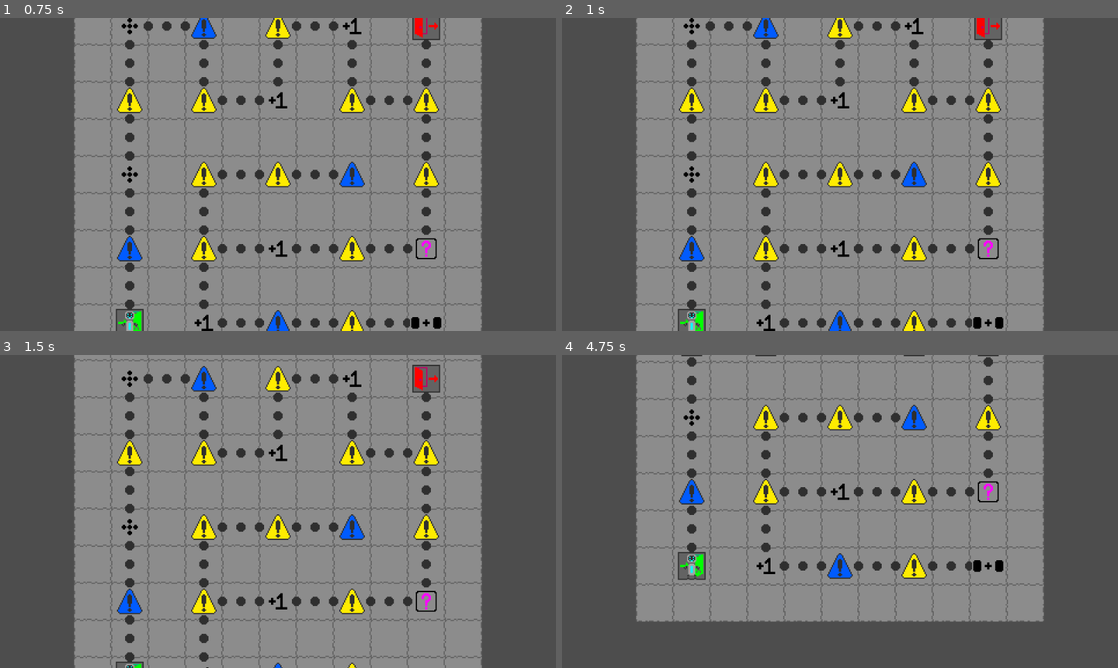
Above: before the commit, frames 1-4 (two rows, left to right).
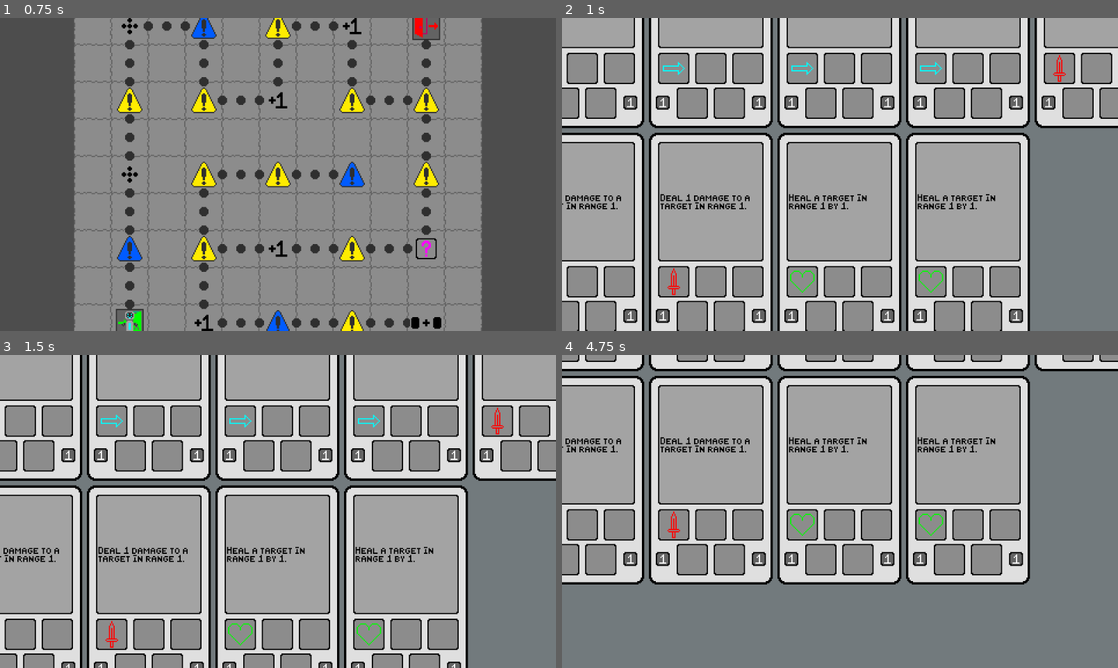
Above: after the commit, the same moments.

Repository: CattacoCattaco/strategy-deckbuilder-roguelike
Game: Godot game, scene res://world_map/world_map.tscn
Two runs of this game, one before a commit and one after it. Both use one fixed random seed, a clock stepped at 60 frames per second and the inputs below.
Inputs (mouse positions are in pixels of both pictures, inside the frame that each line leads up to):
- Up to frame 1 (0.75 s): tap Enter (do_event) at 0.5 s; move the mouse to (400, 158) at 0.52 s; hold D (right) from 0.53 s (still down); hold Z (zoom) from 0.53 s (still down); click (400, 158) at 0.67 s
- Up to frame 2 (1 s): keep holding D (right); keep holding Z (zoom); tap Q (view_deck, bound only after the commit) at 0.8 s
- Up to frame 3 (1.5 s): release D (right) at 1.25 s; release Z (zoom) at 1.25 s; tap Space at 1.25 s; drag from (166, 527) to (250, 574) at 1.27 s
- Up to frame 4 (4.75 s): tap Enter (do_event) at 2, 3.5 s; move the mouse to (895, 442) at 2.02 s; hold D (right) 2.03-2.75 s; hold Enter (do_event) 2.03-2.75 s; click (895, 442) at 2.17 s; tap Q (view_deck, bound only after the commit) at 2.3 s; tap Space at 2.75, 4.25 s; drag from (812, 574) to (673, 464) at 2.77 s; move the mouse to (1006, 558) at 3.52 s; hold A (left) 3.53-4.25 s; hold Q (view_deck, bound only after the commit) 3.53-4.25 s; click (1006, 558) at 3.67 s; drag from (673, 464) to (756, 433) at 4.27 s

Frame 1 is identical in both runs. In frame 2, 67% of the frame differs, in the area x 0-100%, y 0-100%; in frame 3, 66%; in frame 4, 76%.
Error after the commit: Invalid access to property or key 'tile_grid' on a base object of type 'Nil'. (res://card/card.gd:34)

Commit message:
Add Deck View

Diff:
--- a/card/card.gd
+++ b/card/card.gd
@@ -44,8 +44,11 @@
 						else:
 							parent.take_card()
 			elif event.button_index == MOUSE_BUTTON_RIGHT:
-				if get_parent() == hand and hand.tile_grid:
+				var parent: Control = get_parent_control()
+				if parent == hand and hand.tile_grid:
 					hand.tile_grid.focus(card_data)
+				elif (parent == hand or parent is CardSlot) and hand.deck_manipulation_screen:
+					hand.deck_manipulation_screen.focus(card_data)
 
 
 func _hover() -> void:
--- a/card/hand/hand.gd
+++ b/card/hand/hand.gd
@@ -19,6 +19,10 @@
 var player: TileObject
 var card_currently_playing: Card
 
+var zoom_tween: Tween
+var hovering: bool = false
+var unhovering: bool = false
+
 
 func _ready() -> void:
 	mouse_entered.connect(_hovered_over)
@@ -32,19 +36,47 @@
 
 
 func _hovered_over() -> void:
+	if hovering:
+		return
+
 	if tile_grid:
-		var tween: Tween = create_tween()
-		tween.tween_method(set_bottom_offset, get_bottom_offset(), 65, 0.5)
+		if zoom_tween:
+			zoom_tween.stop()
+			unhovering = false
+
+		hovering = true
+
+		zoom_tween = create_tween()
+		zoom_tween.tween_method(set_bottom_offset, get_bottom_offset(), 65, 0.5)
+		zoom_tween.tween_callback(set_not_hovering)
 
 
 func _check_unhovered() -> void:
+	if unhovering:
+		return
+
 	if Rect2(Vector2.ZERO, size).has_point(get_local_mouse_position()):
 		# Hovered over card, didn't actually leave
 		return
 
 	if tile_grid:
-		var tween: Tween = create_tween()
-		tween.tween_method(set_bottom_offset, get_bottom_offset(), 120, 0.5)
+		if zoom_tween:
+			zoom_tween.stop()
+			hovering = false
+
+		unhovering = true
+
+		zoom_tween = create_tween()
+		zoom_tween.tween_method(set_bottom_offset, get_bottom_offset(), 120, 0.5)
+		zoom_tween.tween_callback(set_not_unhovering)
+
+
+func set_not_hovering() -> void:
+	hovering = true
+
+
+func set_not_unhovering() -> void:
+	unhovering = false
 
 
 func _pass() -> void:
--- a/deck_manipulation_screen/deck_manipulation_screen.gd
+++ b/deck_manipulation_screen/deck_manipulation_screen.gd
@@ -1,18 +1,55 @@
 class_name DeckManipulationScreen
 extends Control
 
+@export var deck_view_scene: PackedScene
+
 @export var slot_sets: Array[SlotSet]
+@export var hand: Hand
+@export var focus_card_holder: ColorRect
+@export var focus_card: Card
 
 var world_map: WorldMap
 var current_slot_set: SlotSet
 
 
 func _ready() -> void:
+	focus_card_holder.hide()
+
+	focus_card_holder.gui_input.connect(_focus_holder_gui_input)
+
+	focus_card.hand = hand
+
 	for slot_set in slot_sets:
 		if slot_set != current_slot_set:
 			slot_set.hide()
 		else:
 			slot_set.show()
+
+
+func _input(event: InputEvent) -> void:
+	if event is InputEventKey:
+		if event.is_action_pressed("view_deck"):
+			var deck_view: DeckView = deck_view_scene.instantiate()
+			add_child(deck_view)
+			deck_view.set_anchors_preset(Control.PRESET_CENTER)
+			deck_view.world_map = world_map
+			deck_view.show_deck()
+
+
+func _focus_holder_gui_input(event: InputEvent) -> void:
+	if event is InputEventMouseButton:
+		if event.pressed and event.button_index == MOUSE_BUTTON_LEFT:
+			unfocus_card()
+
+
+func focus(card_data: CardData) -> void:
+	focus_card_holder.show()
+	focus_card.card_data = card_data
+	focus_card.load_data()
+
+
+func unfocus_card() -> void:
+	focus_card_holder.hide()
 
 
 func set_slot_set(type: SlotSet.Type) -> void:
--- a/deck_manipulation_screen/deck_manipulation_screen.tscn
+++ b/deck_manipulation_screen/deck_manipulation_screen.tscn
@@ -1,15 +1,16 @@
-[gd_scene load_steps=9 format=3 uid="uid://kjvs4xvvrmvc"]
+[gd_scene load_steps=10 format=3 uid="uid://kjvs4xvvrmvc"]
 
 [ext_resource type="Script" uid="uid://bqxweyi1r8t5d" path="res://deck_manipulation_screen/deck_manipulation_screen.gd" id="1_h76y5"]
 [ext_resource type="PackedScene" uid="uid://cjom4bor5y3ap" path="res://deck_manipulation_screen/slot_set/card_slot/card_slot.tscn" id="2_4o6wb"]
 [ext_resource type="Script" uid="uid://ctbryeqoij1nf" path="res://card/deck/deck.gd" id="2_dawdr"]
 [ext_resource type="Script" uid="uid://bibu4hvcj4j3e" path="res://deck_manipulation_screen/slot_set/slot_set.gd" id="2_g0t5s"]
 [ext_resource type="Script" uid="uid://bji1oaue4cmst" path="res://card/hand/hand.gd" id="2_wl2k6"]
+[ext_resource type="PackedScene" uid="uid://ddr5jt22gsudo" path="res://deck_view/deck_view.tscn" id="2_ya4dx"]
 [ext_resource type="PackedScene" uid="uid://b2b416pbggqo4" path="res://card/card.tscn" id="3_dawdr"]
 [ext_resource type="Texture2D" uid="uid://cxl0d084p7fa3" path="res://deck_manipulation_screen/slot_set/plus.png" id="3_g0t5s"]
 [ext_resource type="Texture2D" uid="uid://bmwc7v524qmfj" path="res://deck_manipulation_screen/slot_set/arrow.png" id="4_ya4dx"]
 
-[node name="DeckManipulationScreen" type="Control" node_paths=PackedStringArray("slot_sets")]
+[node name="DeckManipulationScreen" type="Control" node_paths=PackedStringArray("slot_sets", "hand", "focus_card_holder", "focus_card")]
 layout_mode = 3
 anchors_preset = 15
 anchor_right = 1.0
@@ -17,7 +18,11 @@
 grow_horizontal = 2
 grow_vertical = 2
 script = ExtResource("1_h76y5")
+deck_view_scene = ExtResource("2_ya4dx")
 slot_sets = [NodePath("SlotRegion/MergeSlotSet"), NodePath("SlotRegion/AddSymbolSlotSet"), NodePath("SlotRegion/PlusRangeSlotSet"), NodePath("SlotRegion/PlusEffectSizeSlotSet")]
+hand = NodePath("Hand")
+focus_card_holder = NodePath("FocusCardHolder")
+focus_card = NodePath("FocusCardHolder/FocusCard")
 
 [node name="SlotRegion" type="Control" parent="."]
 layout_mode = 1
@@ -333,3 +338,26 @@
 card_scene = ExtResource("3_dawdr")
 deck = NodePath("../Deck")
 deck_manipulation_screen = NodePath("..")
+
+[node name="FocusCardHolder" type="ColorRect" parent="."]
+visible = false
+layout_mode = 1
+anchors_preset = 15
+anchor_right = 1.0
+anchor_bottom = 1.0
+grow_horizontal = 2
+grow_vertical = 2
+color = Color(0.5, 0.5, 0.5, 0.4117647)
+
+[node name="FocusCard" parent="FocusCardHolder" instance=ExtResource("3_dawdr")]
+layout_mode = 1
+anchors_preset = -1
+anchor_left = 0.5
+anchor_top = 0.5
+anchor_right = 0.5
+anchor_bottom = 0.5
+offset_left = -107.0
+offset_top = -180.0
+grow_horizontal = 2
+grow_vertical = 2
+scale = Vector2(2, 2)
--- /dev/null
+++ b/deck_view/deck_view.gd
@@ -0,0 +1,22 @@
+class_name DeckView
+extends Control
+
+@export var card_scene: PackedScene
+
+@export var card_holder: GridContainer
+
+var world_map: WorldMap
+
+
+func show_deck() -> void:
+	for card_data in world_map.player_deck:
+		var card: Card = card_scene.instantiate()
+
+		card.card_data = card_data
+		card_holder.add_child(card)
+
+
+func _input(event: InputEvent) -> void:
+	if event is InputEventKey:
+		if event.is_action_pressed("exit"):
+			queue_free()
--- /dev/null
+++ b/deck_view/deck_view.tscn
@@ -0,0 +1,42 @@
+[gd_scene load_steps=3 format=3 uid="uid://ddr5jt22gsudo"]
+
+[ext_resource type="Script" uid="uid://cvoqiqtwehiiy" path="res://deck_view/deck_view.gd" id="1_puq7v"]
+[ext_resource type="PackedScene" uid="uid://b2b416pbggqo4" path="res://card/card.tscn" id="2_kvp8g"]
+
+[node name="DeckView" type="Control" node_paths=PackedStringArray("card_holder")]
+z_index = 100
+custom_minimum_size = Vector2(960, 540)
+layout_mode = 3
+anchors_preset = 15
+anchor_right = 1.0
+anchor_bottom = 1.0
+grow_horizontal = 2
+grow_vertical = 2
+script = ExtResource("1_puq7v")
+card_scene = ExtResource("2_kvp8g")
+card_holder = NodePath("CardHolderScroll/CardHolder")
+
+[node name="BG" type="ColorRect" parent="."]
+layout_mode = 1
+anchors_preset = 15
+anchor_right = 1.0
+anchor_bottom = 1.0
+grow_horizontal = 2
+grow_vertical = 2
+color = Color(0.4459, 0.47824, 0.49, 1)
+
+[node name="CardHolderScroll" type="ScrollContainer" parent="."]
+layout_mode = 1
+anchors_preset = -1
+anchor_right = 1.0
+anchor_bottom = 1.0
+offset_left = 50.0
+offset_top = 50.0
+offset_right = -50.0
+grow_horizontal = 2
+grow_vertical = 2
+
+[node name="CardHolder" type="GridContainer" parent="CardHolderScroll"]
+layout_mode = 2
+size_flags_horizontal = 6
+columns = 7
--- a/project.godot
+++ b/project.godot
@@ -69,6 +69,16 @@
 "events": [Object(InputEventKey,"resource_local_to_scene":false,"resource_name":"","device":-1,"window_id":0,"alt_press …(195 unchanged characters)…
 ]
 }
+view_deck={
+"deadzone": 0.2,
+"events": [Object(InputEventKey,"resource_local_to_scene":false,"resource_name":"","device":-1,"window_id":0,"alt_pressed":false,"shift_pressed":false,"ctrl_pressed":false,"meta_pressed":false,"pressed":false,"keycode":0,"physical_keycode":81,"key_label":0,"unicode":113,"location":0,"echo":false,"script":null)
+]
+}
+exit={
+"deadzone": 0.2,
+"events": [Object(InputEventKey,"resource_local_to_scene":false,"resource_name":"","device":-1,"window_id":0,"alt_pressed":false,"shift_pressed":false,"ctrl_pressed":false,"meta_pressed":false,"pressed":false,"keycode":0,"physical_keycode":0,"key_label":4194305,"unicode":0,"location":0,"echo":false,"script":null)
+]
+}
 
 [rendering]
 
--- a/tile_grid/tile_grid.gd
+++ b/tile_grid/tile_grid.gd
@@ -5,6 +5,8 @@
 signal tile_targeted(pos: Vector2i)
 
 @export var tile_scene: PackedScene
+@export var deck_view_scene: PackedScene
+
 @export var level_builder: LevelBuilder
 @export var round_manager: RoundManager
 @export var camera: Camera2D
@@ -107,6 +109,12 @@
 				scale = Vector2(1, 1)
 		elif event.is_action_pressed("skip_target"):
 			tile_targeted.emit(Vector2(-1, -1))
+		elif event.is_action_pressed("view_deck"):
+			var deck_view: DeckView = deck_view_scene.instantiate()
+			add_child(deck_view)
+			deck_view.set_anchors_preset(Control.PRESET_CENTER)
+			deck_view.world_map = world_map
+			deck_view.show_deck()
 
 
 func _focus_holder_gui_input(event: InputEvent) -> void:
--- a/tile_grid/tile_grid.tscn
+++ b/tile_grid/tile_grid.tscn
@@ -1,7 +1,8 @@
-[gd_scene load_steps=24 format=3 uid="uid://b3li581ttt0ou"]
+[gd_scene load_steps=25 format=3 uid="uid://b3li581ttt0ou"]
 
 [ext_resource type="Script" uid="uid://dv8bcihoqww0t" path="res://tile_grid/tile_grid.gd" id="1_slx1t"]
 [ext_resource type="PackedScene" uid="uid://bpsyv3nuyvf5d" path="res://tile_grid/tile/tile.tscn" id="2_fwkuo"]
+[ext_resource type="PackedScene" uid="uid://ddr5jt22gsudo" path="res://deck_view/deck_view.tscn" id="3_8yilv"]
 [ext_resource type="Script" uid="uid://cn56h7lmh3kpr" path="res://camera/draggable_camera.gd" id="3_gjkwh"]
 [ext_resource type="Script" uid="uid://cvaphaq5sg73r" path="res://tile_grid/level_builder/level_builder.gd" id="3_tunm5"]
 [ext_resource type="Resource" uid="uid://dy6mxnqsycfeo" path="res://tile_grid/tile/tile_object/data/objects/red_tile.tres" id="4_0vku6"]
@@ -40,6 +41,7 @@
 [node name="TileGrid" type="Node2D" node_paths=PackedStringArray("level_builder", "round_manager", "camera", "hand", "your_turn_label", "focus_card_holder", "focus_card", "lose_screen")]
 script = ExtResource("1_slx1t")
 tile_scene = ExtResource("2_fwkuo")
+deck_view_scene = ExtResource("3_8yilv")
 level_builder = NodePath("LevelBuilder")
 round_manager = NodePath("RoundManager")
 camera = NodePath("DraggableCamera")
--- a/world_map/world_map.gd
+++ b/world_map/world_map.gd
@@ -4,6 +4,7 @@
 @export var tile_scene: PackedScene
 @export var level_scene: PackedScene
 @export var deck_manipulation_scene: PackedScene
+@export var deck_view_scene: PackedScene
 
 @export var player: Sprite2D
 @export var camera: DraggableCamera
@@ -63,6 +64,12 @@
 				camera.position /= 2
 				camera.scale = Vector2(1, 1)
 				scale = Vector2(1, 1)
+		elif event.is_action_pressed("view_deck"):
+			var deck_view: DeckView = deck_view_scene.instantiate()
+			add_child(deck_view)
+			deck_view.set_anchors_preset(Control.PRESET_CENTER)
+			deck_view.world_map = self
+			deck_view.show_deck()
 
 
 func generate_map() -> void:
--- a/world_map/world_map.tscn
+++ b/world_map/world_map.tscn
@@ -6,6 +6,7 @@
 [ext_resource type="PackedScene" uid="uid://b3li581ttt0ou" path="res://tile_grid/tile_grid.tscn" id="3_fsjge"]
 [ext_resource type="Texture2D" uid="uid://b3jwdtrjlyjor" path="res://tile_grid/tile/tile_object/textures/player.png" id="3_g238a"]
 [ext_resource type="PackedScene" uid="uid://kjvs4xvvrmvc" path="res://deck_manipulation_screen/deck_manipulation_screen.tscn" id="4_nirhn"]
+[ext_resource type="PackedScene" uid="uid://ddr5jt22gsudo" path="res://deck_view/deck_view.tscn" id="5_yqyfv"]
 
 [sub_resource type="AtlasTexture" id="AtlasTexture_fsjge"]
 atlas = ExtResource("3_g238a")
@@ -16,6 +17,7 @@
 tile_scene = ExtResource("2_wrpkp")
 level_scene = ExtResource("3_fsjge")
 deck_manipulation_scene = ExtResource("4_nirhn")
+deck_view_scene = ExtResource("5_yqyfv")
 player = NodePath("Player")
 camera = NodePath("Camera2D")
 used_size = 5
Not shown, added: deck_view/deck_view.gd.uid
Not shown: 1 places in world_map/world_map.tscn that only renumber resources
